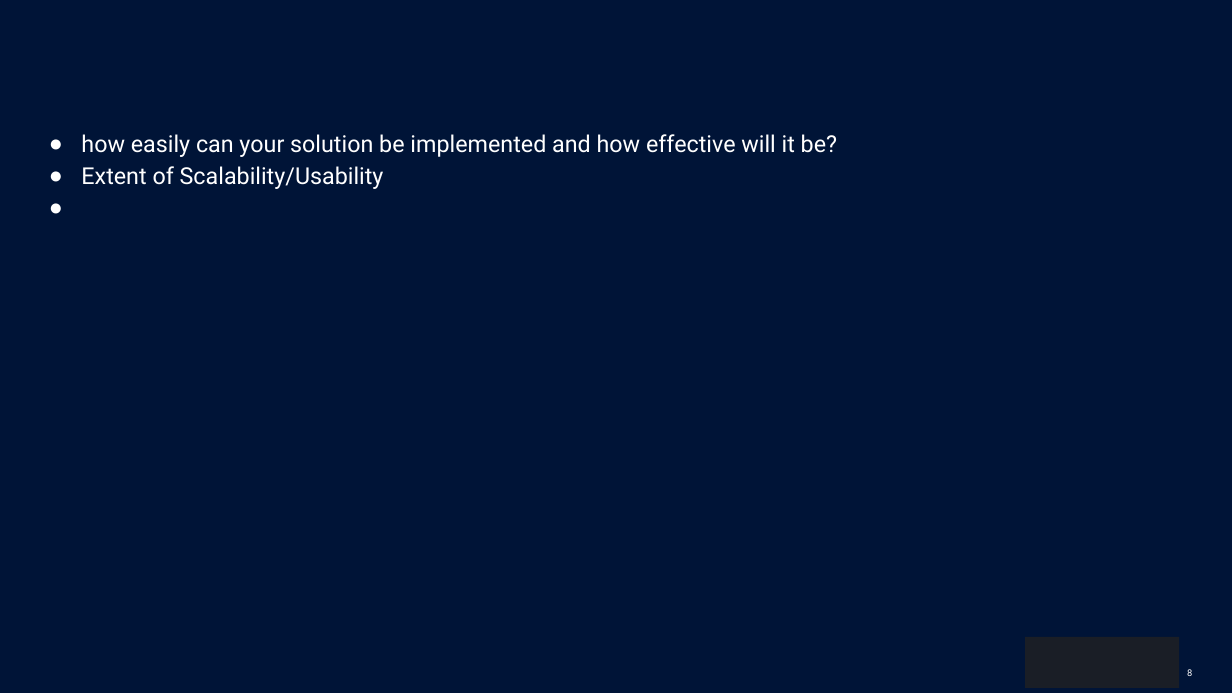
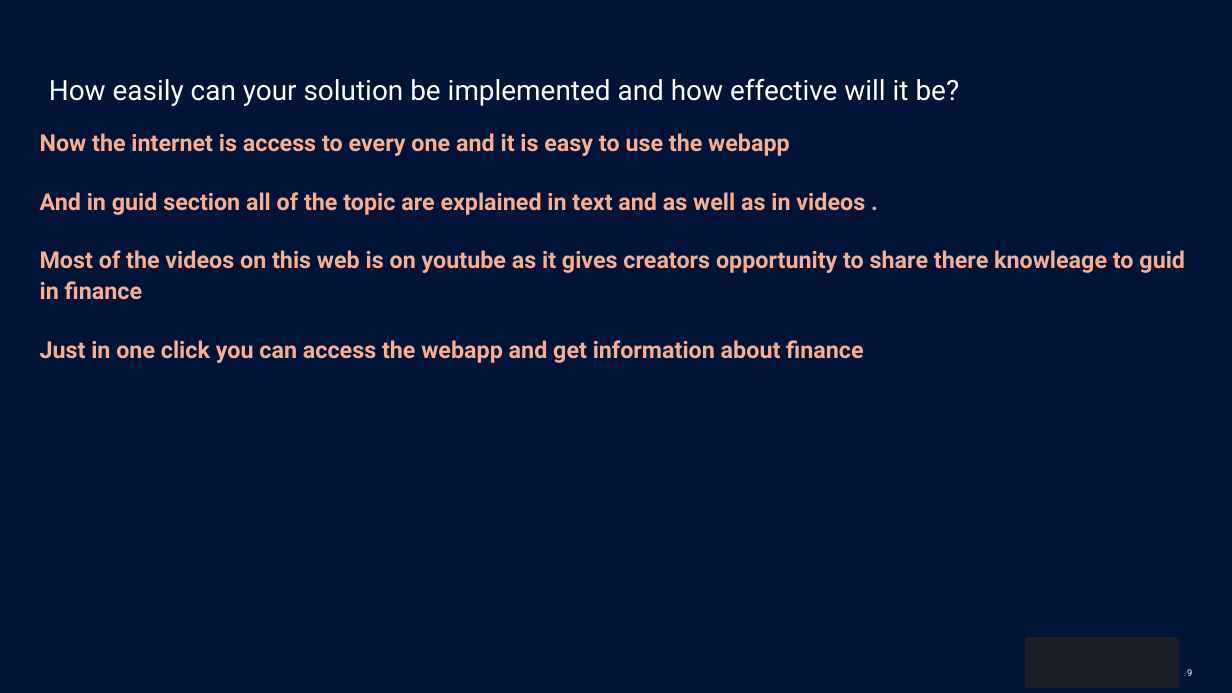
Before and after one commit to Aditya-aot/Hackathon-ION, a slide deck: slide 9 of HackerEarth_Idea_Submission_Template24414bb.pptx (slide 8 before the commit). Drawn at 1232x693 pixels with LibreOffice and Linux fonts; fonts in the diff are those of the drawing; background and template pictures are left out. Boxes give left, top, right and bottom in pixels: in the first picture for what was removed or moved away, otherwise in the second. Text is boxed around its words. In the diff, an @@ line names an element or a change of style, - is before the commit and + after.

```diff
--- a/HackerEarth_Idea_Submission_Template24414bb.pptx
+++ b/HackerEarth_Idea_Submission_Template24414bb.pptx
@@ title added at (x1=49, y1=78, x2=960, y2=106), 24 pt, text #FFFFFF @@
+How easily can your solution be implemented and how effective will it be?
@@ text at (x1=40, y1=133, x2=1185, y2=363): text changed; text colour #FFFFFF to #F9AE91; bold on @@
-● how easily can your solution be implemented and how effective will it be?
-● Extent of Scalability/Usability
+Now the internet is access to every one and it is easy to use the webapp
+And in guid section all of the topic are explained in text and as well as in videos .
+Most of the videos on this web is on youtube as it gives creators opportunity to share there knowleage to guid in finance
+Just in one click you can access the webapp and get information about finance
```
Also in this commit, not shown: 2 other slides changed, 2 slides added.
